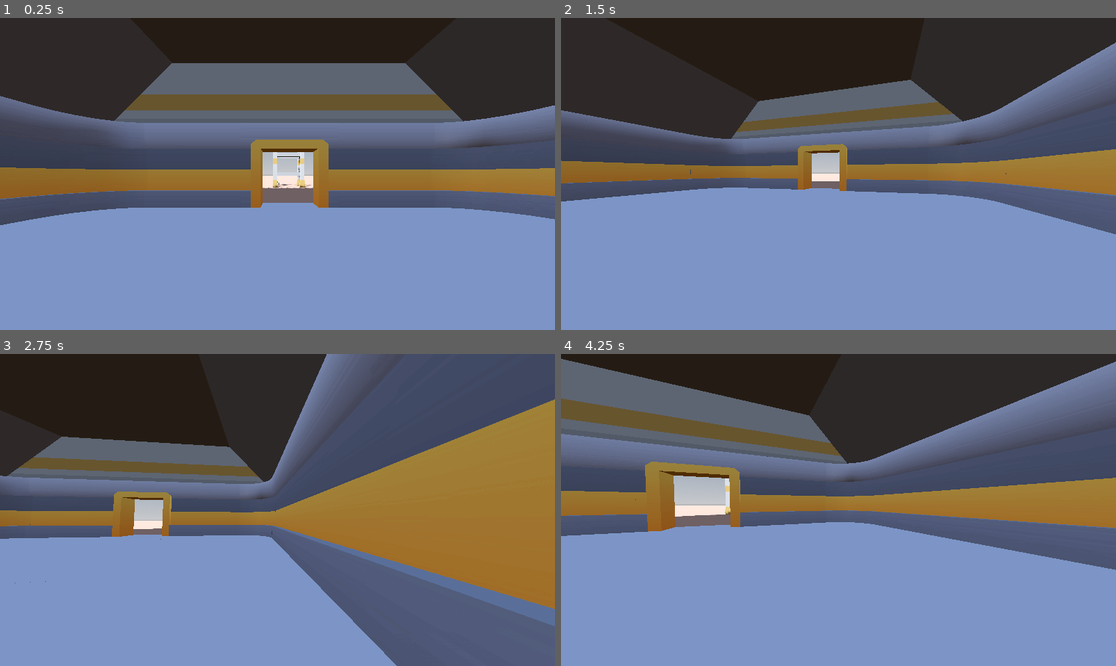
Above: before the commit, frames 1-4 (two rows, left to right).
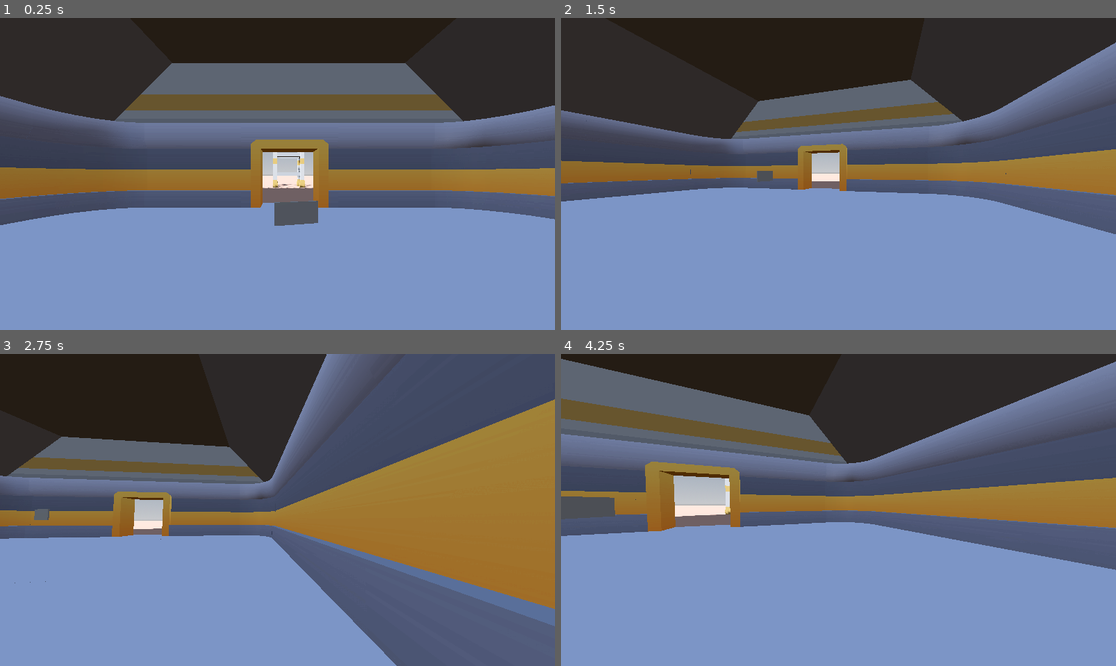
Above: after the commit, the same moments.

Repository: jnguyen2207/MeepmorpsJourney
Game: Godot game, scene res://game.tscn
Two runs of this game, one before a commit and one after it. Both use one fixed random seed, a clock stepped at 60 frames per second and the inputs below.
Inputs (mouse positions are in pixels of both pictures, inside the frame that each line leads up to):
- Up to frame 1 (0.25 s): no input
- Up to frame 2 (1.5 s): move the mouse to (866, 174) at 0.52 s; hold Right (ui_right) 0.53-1.28 s; hold Shift (sprint) 0.53-1.28 s; move the mouse to (810, 174) at 1.27 s; hold Left (ui_left) from 1.28 s (still down); tap Shift (sprint) at 1.35 s
- Up to frame 3 (2.75 s): move the mouse to (288, 503) at 2.02 s; release Left (ui_left) at 2.03 s; hold Right (ui_right) from 2.03 s (still down); hold Shift (sprint) from 2.03 s (still down)
- Up to frame 4 (4.25 s): move the mouse to (832, 516) at 2.77 s; release Shift (sprint) at 2.78 s; tap Shift (sprint) at 2.85 s; move the mouse to (877, 513) at 3.52 s; release Right (ui_right) at 3.53 s; hold Left (ui_left) from 3.53 s (still down); hold Shift (sprint) from 3.53 s (still down)

The runs differ from the first frame. In frame 1, 0.6% of the frame differs, in the area x 49-58%, y 52-67%; in frame 2, 0.1%; in frame 3, less than 0.1%; in frame 4, 0.6%, in the area x 0-10%, y 45-54%.

Commit message:
21/08/24

Diff:
--- a/game.tscn
+++ b/game.tscn
@@ -59,6 +59,7 @@
 transform = Transform3D(1, 0, 0, 0, 1, 0, 0, 0, 1, 0, 1.67611, 0)
 
 [node name="Camera3D" type="Camera3D" parent="player/head"]
+transform = Transform3D(1.52527, 0, 0, 0, 1.52527, 0, 0, 0, 1.52527, 0, 0, -0.787209)
 current = true
 fov = 92.5
 
@@ -199,5 +200,8 @@
 [node name="wall-door-wide-banner2" parent="enviroment" instance=ExtResource("10_gniao")]
 transform = Transform3D(1, 0, 0, 0, 1, 0, 0, 0, 1, -8.5, 0, 20.655)
 
-[node name="key" parent="." instance=ExtResource("14_7qf4f")]
-transform = Transform3D(2.341, 0, 0, 0, 2.341, 0, 0, 0, 2.341, -9, 0.40259, 5)
+[node name="Node3D" type="Node3D" parent="."]
+transform = Transform3D(1.61299, 0, 0, 0, 1.61299, 0, 0, 0, 1.61299, -8.6944, 1, 26)
+
+[node name="key" parent="Node3D" instance=ExtResource("14_7qf4f")]
+transform = Transform3D(2.341, 0, 0, 0, 2.341, 0, 0, 0, 2.341, 0, 0, 0)
--- a/models used/key.tscn
+++ b/models used/key.tscn
@@ -1,6 +1,6 @@
 [gd_scene load_steps=5 format=3 uid="uid://cmpusgs6psw8k"]
 
-[ext_resource type="Script" path="res://models used/key.gd" id="1_8kprv"]
+[ext_resource type="Script" path="res://scripts/key.gd" id="1_8kprv"]
 [ext_resource type="AudioStream" uid="uid://comhkasqc0dsb" path="res://soundfx/click.mp3" id="2_5kroq"]
 
 [sub_resource type="BoxMesh" id="BoxMesh_agklc"]
--- a/models used/key.gd
+++ b/scripts/key.gd
@@ -9,7 +9,7 @@
 var initial_position
 
 # Rotation speed
-var rotation_speed = Vector3(0, 10, 0)  # Rotating around the Y-axis
+var rotation_speed = Vector3(0, 1, 0)  # Rotating around the Y-axis
 
 func _ready():
 	initial_position = global_transform.origin
Not shown, added: blendermodels/MeepMorp.blend.import
